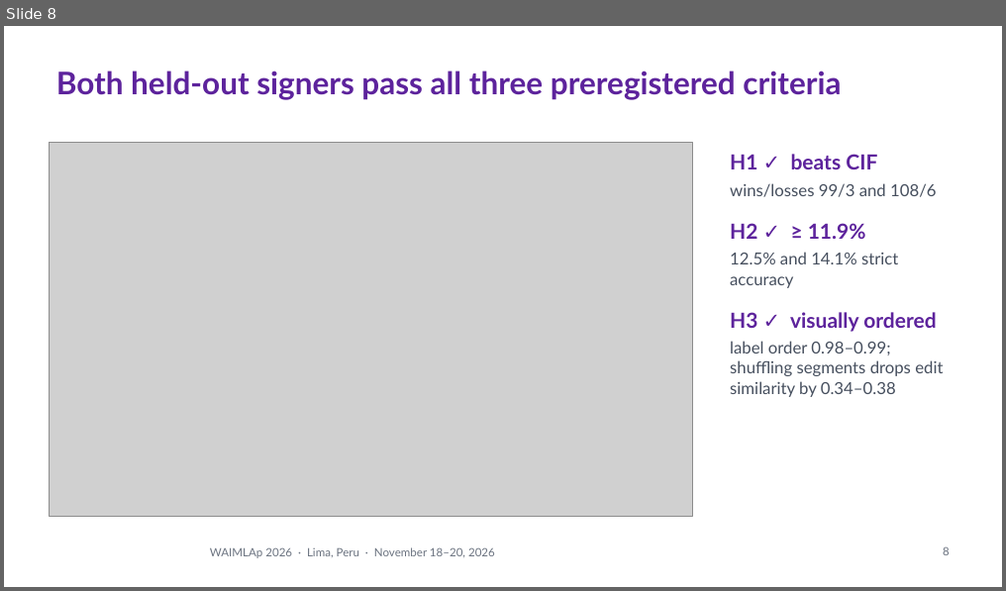
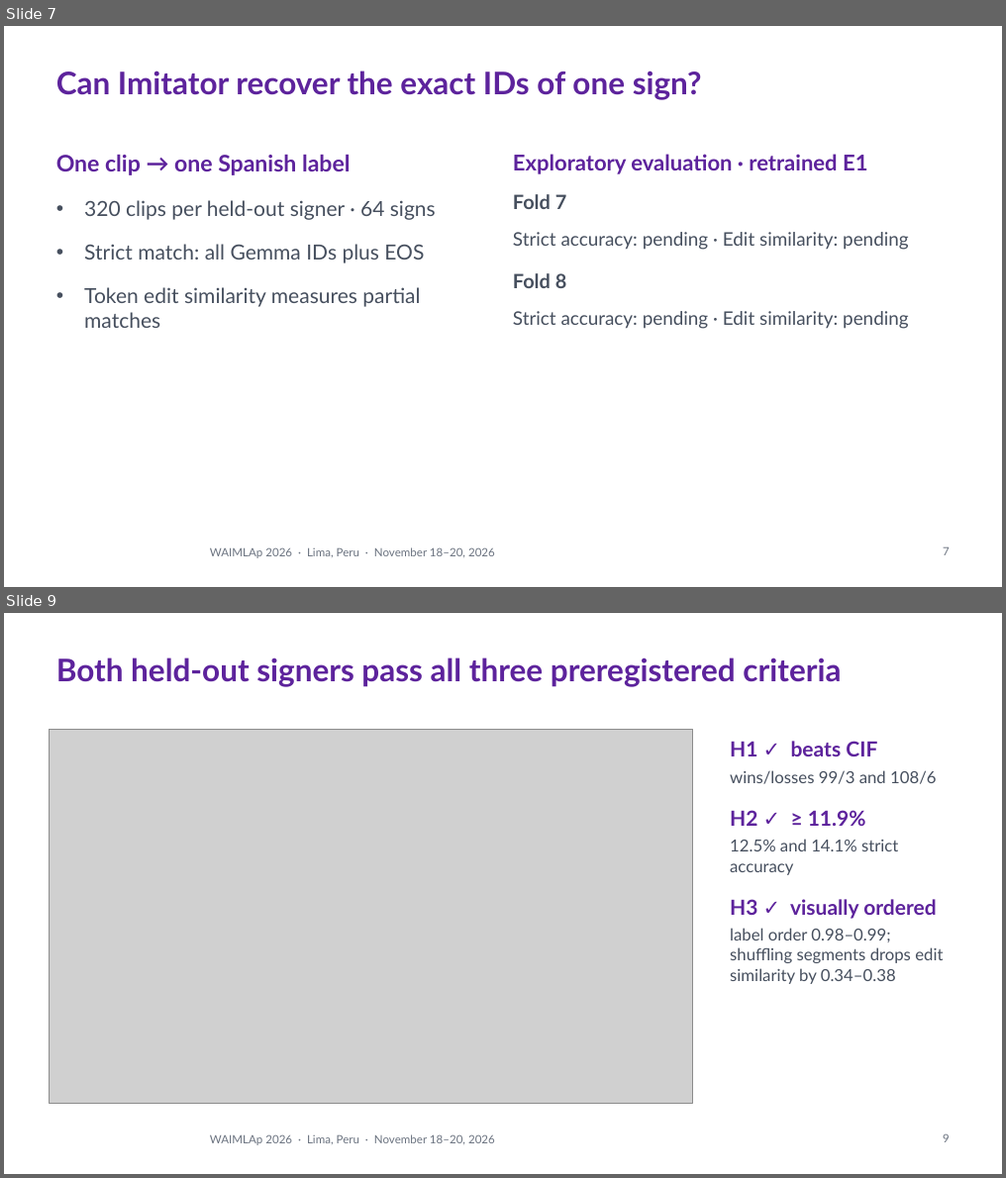
Before and after one commit to Percep3/Imitator, a slide deck: presentation/waimlap2026/imitator_waimlap2026.pptx. Shown one above the other, each under a label of ours: slide 8 before the commit, slides 7 and 9 after it; the slides between them are not shown. The pictures are 1006x591 and 1006x1178 pixels, drawn with LibreOffice and Linux fonts; fonts in the diff are those of the drawing; grey boxes stand for pictures; background and template pictures are left out. Boxes give left, top, right and bottom in pixels: in the first picture for what was removed or moved away, otherwise in the second. Text is boxed around its words. In the diff, an @@ line names an element or a change of style, - is before the commit and + after.

Commit message:
Align WAIMLAp slides with isolated-sign paper narrative

```diff
--- a/presentation/waimlap2026/imitator_waimlap2026.pptx
+++ b/presentation/waimlap2026/imitator_waimlap2026.pptx
@@ slide 7 added at bbox=[4, 26, 1002, 587], background #FFFFFF; not listed: 1 template element that a slide beside it also shows @@
@@ title added at bbox=[56, 71, 702, 100], 30 pt, text #5D239C, bold @@
+Can Imitator recover the exact IDs of one sign?
@@ text added at bbox=[56, 155, 436, 328], 20 pt, text #464F5E @@
+One clip → one Spanish label
+• 320 clips per held-out signer · 64 signs
+• Strict match: all Gemma IDs plus EOS
+• Token edit similarity measures partial matches
@@ text added at bbox=[513, 154, 909, 329], 18 pt, text #464F5E @@
+Exploratory evaluation · retrained E1
+Fold 7
+Strict accuracy: pending · Edit similarity: pending
+Fold 8
+Strict accuracy: pending · Edit similarity: pending
@@ page number added at bbox=[943, 548, 949, 556], 11 pt, text #6B7380 @@
+7
@@ what was slide 8 is now slide 9 @@
@@ page number at bbox=[943, 1134, 949, 1143]: text changed @@
-8
+9
```
Also in this commit, not shown: 4 slides changed, 4 other files.
